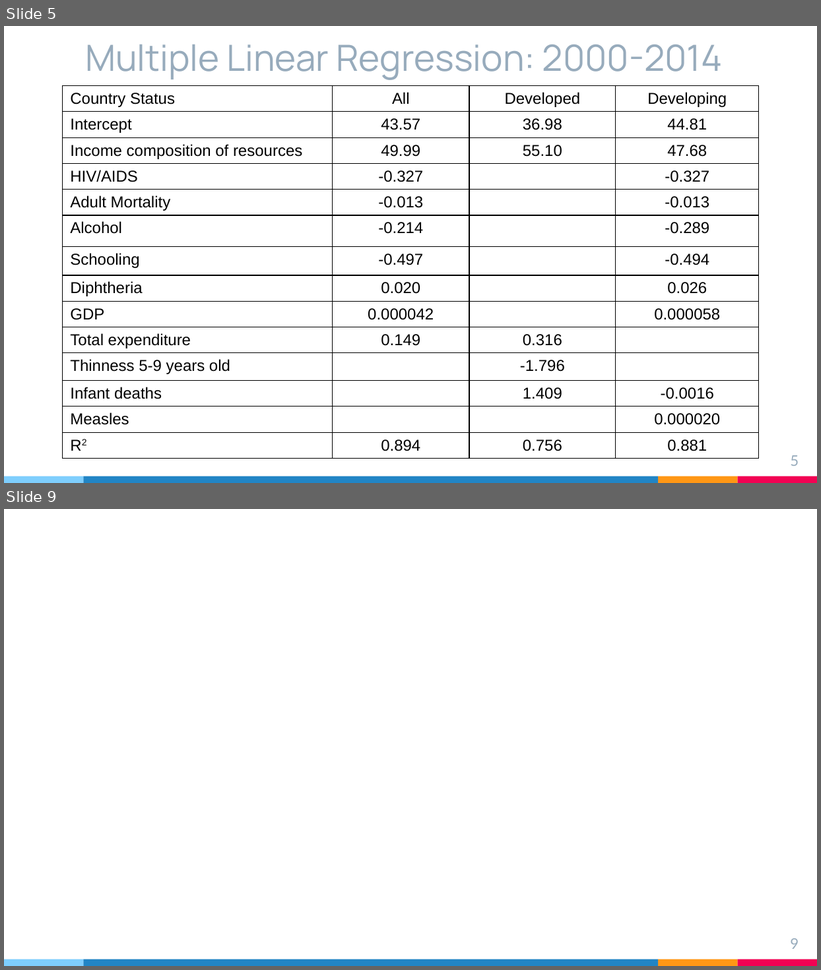
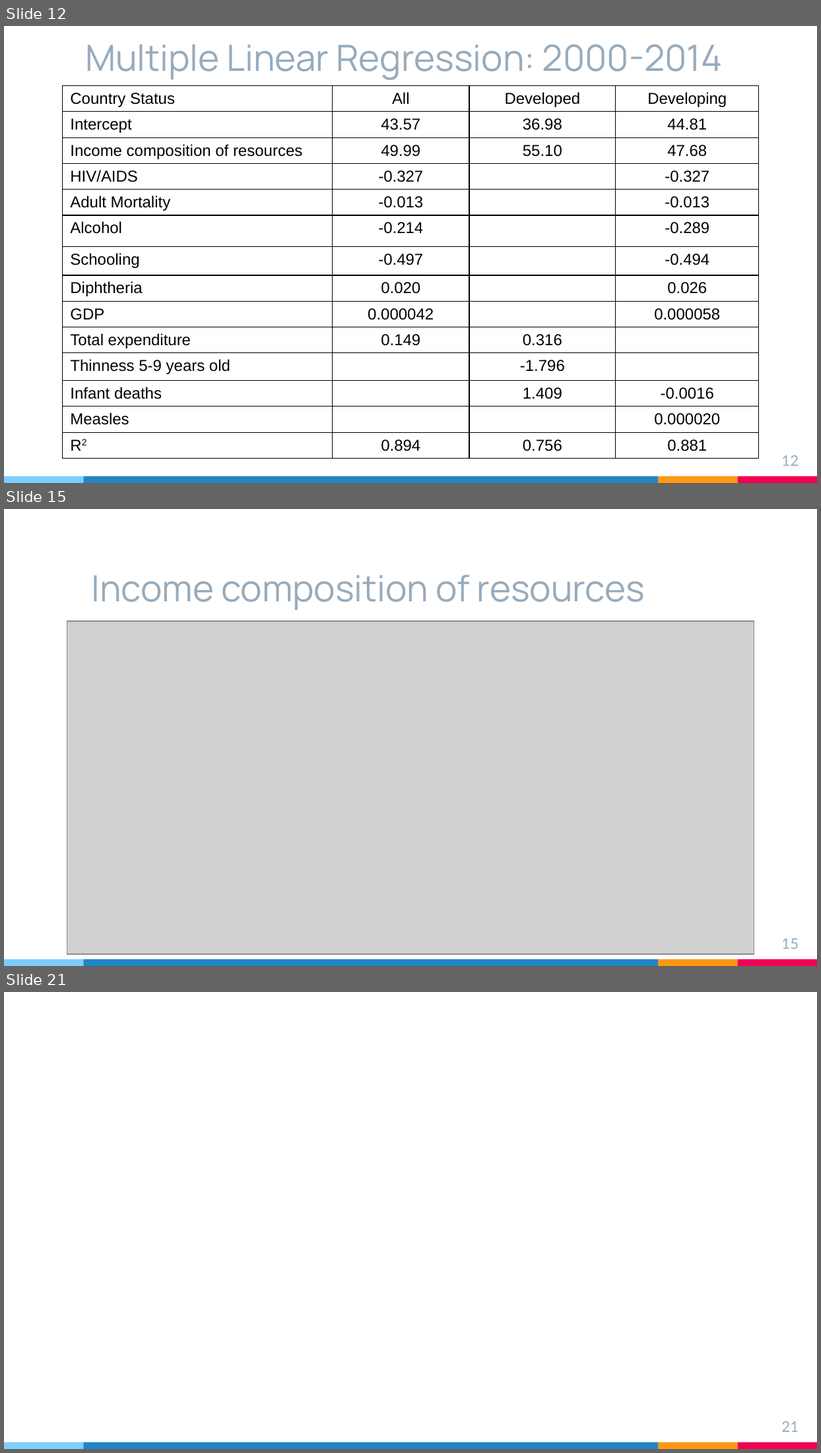
Before and after one commit to rsandbe1/R_project, a slide deck: R_project_presentation.pptx. Shown one above the other, each under a label of ours: slides 5 and 9 before the commit, slides 12, 15 and 21 after it; the slides between them are not shown. The pictures are 821x970 and 821x1453 pixels, drawn with LibreOffice and Linux fonts; fonts in the diff are those of the drawing; grey boxes stand for pictures. Boxes give left, top, right and bottom in pixels: in the first picture for what was removed or moved away, otherwise in the second. Text is boxed around its words. In the diff, an @@ line names an element or a change of style, - is before the commit and + after.

```diff
--- a/R_project_presentation.pptx
+++ b/R_project_presentation.pptx
@@ slide 15 added at (4,509,817,966), background #FFFFFF; not listed: 4 template elements that a slide beside it also shows @@
@@ title added at (92,575,645,610), 32 pt, text #97ABBC @@
+Income composition of resources
@@ picture added at (67,621,754,955) @@
@@ page number added at (781,939,799,949), 13 pt, text #97ABBC @@
+15
@@ what was slide 5 is now slide 12 @@
@@ page number at (781,456,799,466): text changed @@
-5
+12
@@ what was slide 9 is now slide 21 @@
@@ page number at (781,1422,799,1432): text changed @@
-9
+21
```
Also in this commit, not shown: 3 slides changed, 13 other slides added, 23 slides removed, 19 other files.
